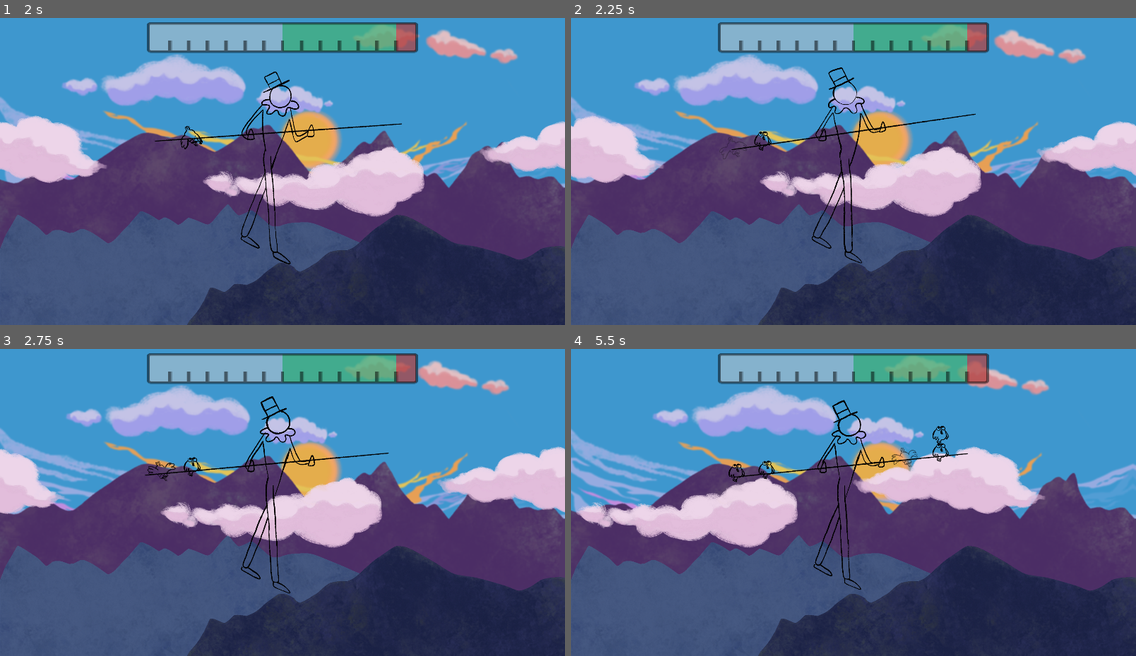
Above: before the commit, frames 1-4 (two rows, left to right).
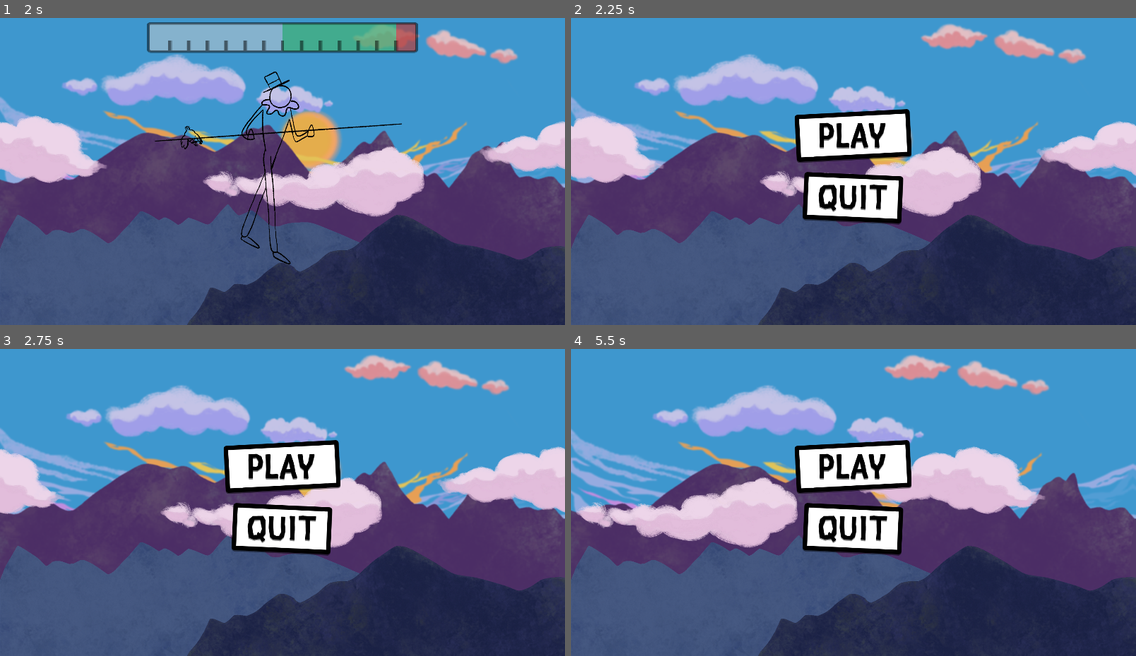
Above: after the commit, the same moments.

Repository: Merliin42/ludum-dare-49
Game: Godot game, scene res://Scenes/Main.tscn
Two runs of this game, one before a commit and one after it. Both use one fixed random seed, a clock stepped at 60 frames per second and the inputs below. The engine's default icon, where the game draws it, is replaced by a stand-in: a white triangle on a blue panel in a dark square.
Inputs (mouse positions are in pixels of both pictures, inside the frame that each line leads up to):
- Up to frame 1 (2 s): hold Right (right) 0.53-1.28 s; hold Left (left) from 1.28 s (still down)
- Up to frame 2 (2.25 s): release Left (left) at 2.03 s; hold Right (right) from 2.03 s (still down)
- Up to frame 3 (2.75 s): keep holding Right (right)
- Up to frame 4 (5.5 s): release Right (right) at 2.75 s; click (853, 465) at 2.77 s; hold Right (right) 3.53-4.28 s; hold Left (left) from 4.28 s (still down)

Frame 1 is identical in both runs. In frame 2, 11% of the frame differs, in the area x 26-74%, y 1-80%; in frame 3, 11%; in frame 4, 11%, in the area x 26-74%, y 1-79%.

Commit message:
end + export

Diff:
--- a/Scenes/Main.tscn
+++ b/Scenes/Main.tscn
@@ -133,6 +133,9 @@
 autostart = true
 
 [node name="Node_Oiseau" type="Node2D" parent="."]
+__meta__ = {
+"_edit_lock_": true
+}
 
 [node name="Line" parent="Node_Oiseau" instance=ExtResource( 4 )]
 position = Vector2( -430, -75 )
--- a/Scripts/Main.gd
+++ b/Scripts/Main.gd
@@ -21,6 +21,9 @@
 	balance = (balance + (weights[1] - weights[0] + (player_input*50)) * delta) * 1.02
 #	$Sprite.position.x = balance
 	$HUD.update(balance)
+
+	if(balance < -100 or balance > 100) :
+		get_tree().change_scene("res://Scenes/Menu.tscn")
 
 	$Camera2D.zoom += Vector2(0.015 * delta, 0.015 * delta)
 
Not shown, added: export_presets.cfg
Not shown, added: .gitignore
